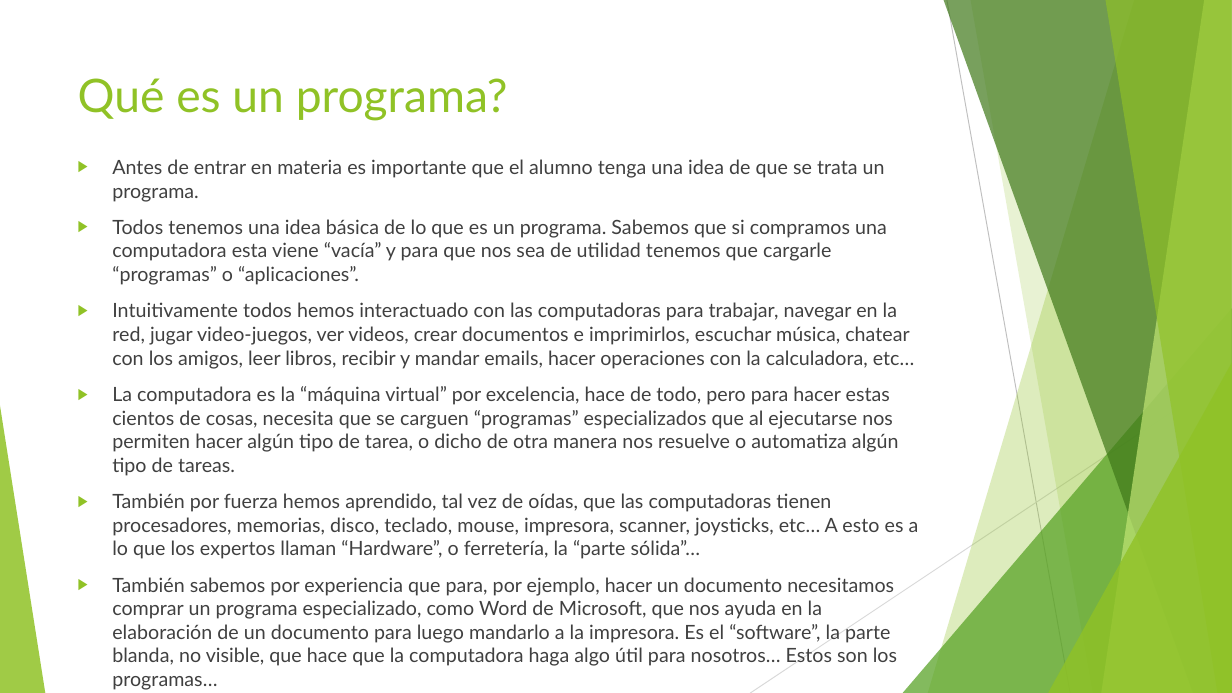
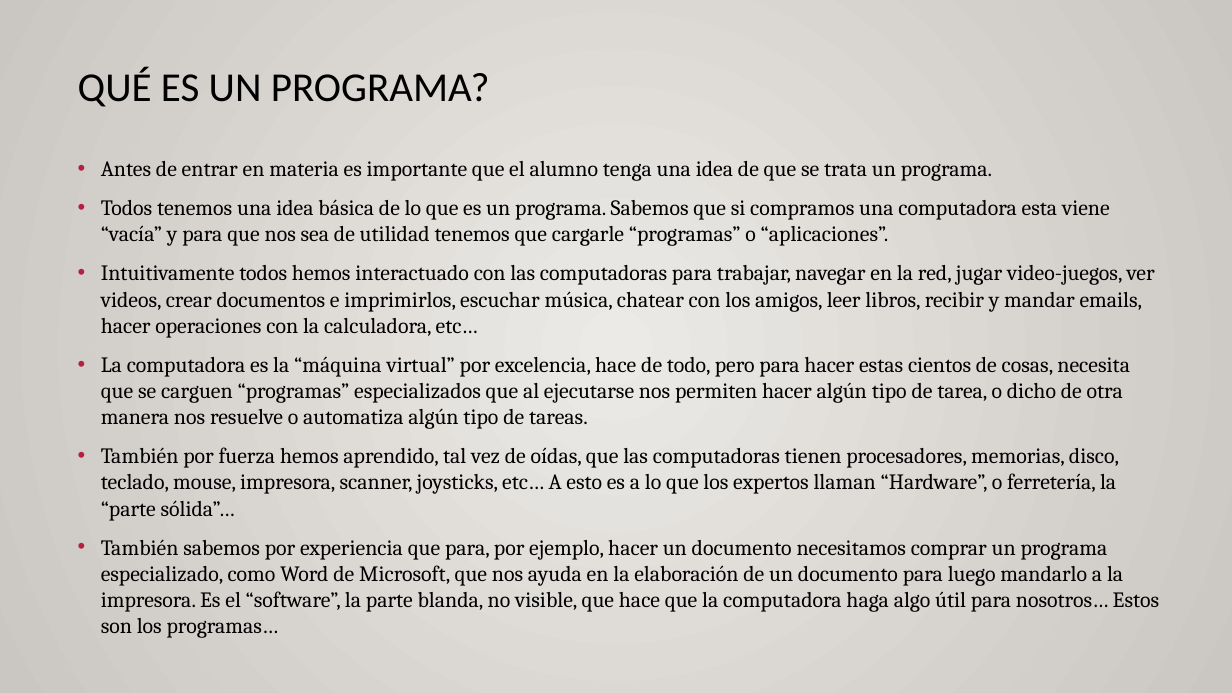
Before and after one commit to AlbertOsinaga/CSharp-MiPrimerLenguaje, a slide deck: slide 4 of C#_MiPrimerLenguaje.pptx. Drawn at 1232x693 pixels with LibreOffice and Linux fonts; fonts in the diff are those of the drawing. Boxes give left, top, right and bottom in pixels: in the first picture for what was removed or moved away, otherwise in the second. Text is boxed around its words. In the diff, an @@ line names an element or a change of style, - is before the commit and + after.

```diff
--- a/C#_MiPrimerLenguaje.pptx
+++ b/C#_MiPrimerLenguaje.pptx
@@ background #FFFFFF to gradient #ECEAE7 to #CAC7C1 @@
@@ title at [78, 68, 490, 107]: text changed; size 36 to 32 pt; font Lato to Calibri; text colour #90C226 to #000000 @@
-Qué es un programa?
+QUÉ ES UN PROGRAMA?
@@ text "Antes de entrar en materia ..." at [101, 161, 1159, 638]: size 15.3 to 17 pt, font Lato to Cambria, text colour #404040 to #000000; bullet ▶ to •; bullet colour #90C226 to #B71E42 @@
@@ group removed at [0, 0, 1232, 693]: 5 freeform shapes, 3 triangles, 2 lines @@
```
Also in this commit, not shown: 11 other slides changed, 7 slides added, 1 other file.
